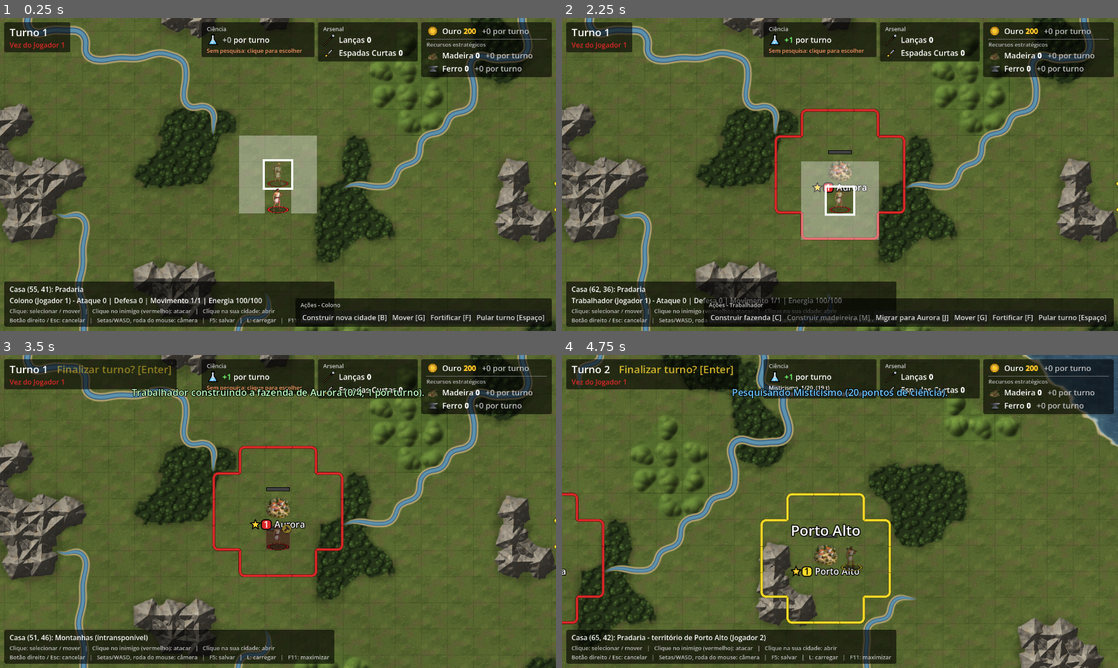
Above: before the commit, frames 1-4 (two rows, left to right).
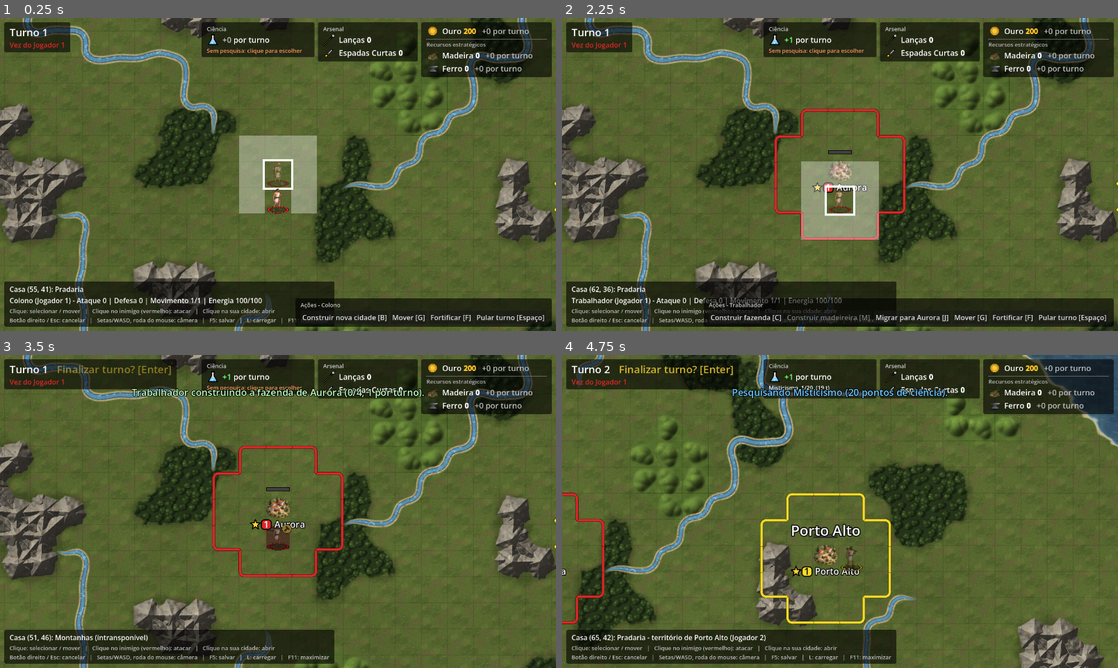
Above: after the commit, the same moments.

Repository: tscpereira/Geopolitik
Game: Godot game, scene res://scenes/main.tscn
The game is run twice, just before and just after one commit, with the same random seed, the same clock (stepped at 60 frames per second) and the same inputs.
Inputs (mouse positions are in pixels of both pictures, inside the frame that each line leads up to):
- Up to frame 1 (0.25 s): no input
- Up to frame 2 (2.25 s): click "Construir nova cidade [B]" at 0.5 s; click "Fundar cidade [Enter]" at 1.25 s; click "Fechar [Esc]" at 2 s
- Up to frame 3 (3.5 s): click "Construir fazenda [C]" at 2.75 s
- Up to frame 4 (4.75 s): tap Enter at 3.5, 3.6 s; move the mouse to (962, 495) at 3.52 s; hold Right (ui_right) 3.53-4.25 s; click (962, 495) at 3.67 s; tap Space at 3.77 s; drag from (728, 527) to (812, 574) at 4.27 s

The runs differ from the first frame. In frame 1, 0.2% of the frame differs, in the area x 4-96%, y 0-100%; in frame 2, 0.2%; in frame 3, 0.1%; in frame 4, 0.1%.

Commit message:
Textura nas estradas e nos rios: shader com granulado, pedrinhas e reflexos, e sulcos de roda nas estradas
Co-Authored-By: Claude Opus 5.5 <noreply@anthropic.com>

Diff:
--- a/scripts/map/game_map.gd
+++ b/scripts/map/game_map.gd
@@ -31,6 +31,13 @@
 const ROAD_JITTER := 0.14
 ## Segmentos de cada curva da estrada.
 const ROAD_CURVE_STEPS := 12
+## Sulcos das rodas: duas trilhas finas e escuras, a ROAD_RUT_OFFSET do meio
+## da estrada (em casas).
+const ROAD_RUT_COLOR := Color(0.3, 0.22, 0.14, 0.26)
+const ROAD_RUT_OFFSET := 0.028
+const ROAD_RUT_WIDTH := 0.02
+## Textura das estradas e dos rios (granulado, pedrinhas, reflexos na água).
+const PATH_TEXTURE_SHADER: Shader = preload("res://scripts/map/path_texture.gdshader")
 
 ## Melhoria desenhada pelo shader numa casa (ver set_improvement).
 enum Improvement { NONE, FARM, FARM_IN_PROGRESS }
@@ -126,12 +133,14 @@
 	_river_layer = Node2D.new()
 	_river_layer.name = "RiverLayer"
 	_river_layer.draw.connect(func() -> void: Rivers.draw(_river_layer, self, rivers, TILE_SIZE))
+	_river_layer.material = _path_texture_material()
 	add_child(_river_layer)
 	move_child(_river_layer, 1)
 	# Estradas por cima do terreno e por baixo dos rios
 	_road_layer = Node2D.new()
 	_road_layer.name = "RoadLayer"
 	_road_layer.draw.connect(_draw_roads)
+	_road_layer.material = _path_texture_material()
 	add_child(_road_layer)
 	move_child(_road_layer, 1)
 	# Bigornas das casas com ferro, por cima dos rios
@@ -235,8 +244,9 @@
 ## o trecho vai reto até o centro (fica por baixo do desenho dela). Primeiro as
 ## bordas escuras, depois o miolo; em obra, mais transparente.
 func _draw_roads() -> void:
-	for layer in 2:
-		var color := ROAD_EDGE_COLOR if layer == 0 else ROAD_COLOR
+	for layer in 3: # bordas escuras, miolo de terra e, por cima, os sulcos das rodas
+		var ruts := layer == 2
+		var color: Color = [ROAD_EDGE_COLOR, ROAD_COLOR, ROAD_RUT_COLOR][layer]
 		var width := (ROAD_EDGE_WIDTH if layer == 0 else ROAD_WIDTH) * TILE_SIZE
 		for cell: Vector2i in roads.keys() + road_progress.keys():
 			var alpha := 1.0 if roads.has(cell) else ROAD_IN_PROGRESS_ALPHA
@@ -246,34 +256,57 @@
 			var tints: Array[Color] = []
 			for other in links:
 				var mid := (point + _road_point(other)) * 0.5
-				var tint := Color(color, alpha if roads.has(other) or cities.has(other) else ROAD_IN_PROGRESS_ALPHA)
+				var tint := Color(color, color.a * (alpha if roads.has(other) or cities.has(other) else ROAD_IN_PROGRESS_ALPHA))
 				mids.append(mid)
 				tints.append(tint)
-				if tint.a >= 1.0: # em obra (transparente), o círculo sobreposto viraria uma mancha
+				if tint.a >= 1.0 and not ruts: # em obra (transparente), o círculo sobreposto viraria uma mancha
 					_road_layer.draw_circle(mid, width * 0.5, tint)
 				if cities.has(other):
-					_road_layer.draw_line(mid, _road_point(other), tint, width, true)
+					_draw_road_path(PackedVector2Array([mid, _road_point(other)]), tint, width, ruts)
 			if links.is_empty():
 				# Estrada solta: um trecho curto, levemente curvo
 				var side := Vector2(TILE_SIZE * 0.3, 0)
-				_draw_road_curve(point - side, point + Vector2(0, TILE_SIZE * 0.06), point + side, Color(color, alpha), width)
+				_draw_road_curve(point - side, point + Vector2(0, TILE_SIZE * 0.06), point + side, Color(color, color.a * alpha), width, ruts)
 			elif links.size() == 1:
-				_road_layer.draw_line(point, mids[0], tints[0], width, true)
-				_road_layer.draw_circle(point, width * 0.5, tints[0])
+				_draw_road_path(PackedVector2Array([point, mids[0]]), tints[0], width, ruts)
+				if not ruts:
+					_road_layer.draw_circle(point, width * 0.5, tints[0])
 			else:
 				for i in links.size():
 					for j in range(i + 1, links.size()):
 						var tint: Color = tints[i] if tints[i].a <= tints[j].a else tints[j]
-						_draw_road_curve(mids[i], point, mids[j], tint, width)
+						_draw_road_curve(mids[i], point, mids[j], tint, width, ruts)
 
 
 ## Curva da estrada de [param from] a [param to], puxada por [param control].
-func _draw_road_curve(from: Vector2, control: Vector2, to: Vector2, color: Color, width: float) -> void:
+func _draw_road_curve(from: Vector2, control: Vector2, to: Vector2, color: Color, width: float, ruts := false) -> void:
 	var points := PackedVector2Array()
 	for k in ROAD_CURVE_STEPS + 1:
 		var t := float(k) / ROAD_CURVE_STEPS
 		points.append(from.lerp(control, t).lerp(control.lerp(to, t), t))
-	_road_layer.draw_polyline(points, color, width, true)
+	_draw_road_path(points, color, width, ruts)
+
+
+## Um trecho da estrada pelos [param points]: a faixa ou ([param ruts]) os
+## dois sulcos das rodas, deslocados para os lados ao longo da curva.
+func _draw_road_path(points: PackedVector2Array, color: Color, width: float, ruts: bool) -> void:
+	if not ruts:
+		_road_layer.draw_polyline(points, color, width, true)
+		return
+	for side in [-1.0, 1.0]:
+		var rut := PackedVector2Array()
+		for i in points.size():
+			var tangent := points[mini(i + 1, points.size() - 1)] - points[maxi(i - 1, 0)]
+			rut.append(points[i] + tangent.normalized().orthogonal() * side * ROAD_RUT_OFFSET * TILE_SIZE)
+		_road_layer.draw_polyline(rut, color, ROAD_RUT_WIDTH * TILE_SIZE, true)
+
+
+## Material com a textura das estradas e dos rios (path_texture.gdshader).
+func _path_texture_material() -> ShaderMaterial:
+	var material := ShaderMaterial.new()
+	material.shader = PATH_TEXTURE_SHADER
+	material.set_shader_parameter("tile_size", float(TILE_SIZE))
+	return material
 
 
 ## Casas vizinhas ligadas por estrada (com estrada, em obra ou cidade). Na
--- /dev/null
+++ b/scripts/map/path_texture.gdshader
@@ -0,0 +1,67 @@
+// Textura das estradas e dos rios (camadas RoadLayer e RiverLayer do GameMap).
+// Os desenhos chegam com cor lisa por vértice; este shader varia a cor pela
+// posição no mapa (em casas):
+//   - terra (estrada e a areia das margens dos rios): manchas maiores, granulado
+//     e pedrinhas claras e escuras;
+//   - água (azul): variação de profundidade e pequenos reflexos ondulados.
+// Os detalhes finos somem aos poucos com o zoom afastado (fwidth), para não
+// virar chuvisco. A transparência (bordas suaves, obras em andamento) não muda.
+shader_type canvas_item;
+
+uniform float tile_size = 80.0;
+// Força das manchas, do granulado e das pedrinhas na terra.
+uniform float dirt_blotch = 0.28;
+uniform float dirt_grain = 0.14;
+uniform float pebble_amount = 0.26;
+// Força da variação e dos reflexos na água.
+uniform float water_blotch = 0.18;
+uniform float water_glints = 0.18;
+
+varying vec2 map_position;
+
+void vertex() {
+	map_position = VERTEX / tile_size; // a camada fica na origem do mapa
+}
+
+float hash(vec2 p) {
+	vec3 p3 = fract(vec3(p.xyx) * 0.1031);
+	p3 += dot(p3, p3.yzx + 33.33);
+	return fract((p3.x + p3.y) * p3.z);
+}
+
+float value_noise(vec2 p) {
+	vec2 i = floor(p);
+	vec2 f = fract(p);
+	vec2 u = f * f * (3.0 - 2.0 * f);
+	return mix(mix(hash(i), hash(i + vec2(1.0, 0.0)), u.x),
+			mix(hash(i + vec2(0.0, 1.0)), hash(i + vec2(1.0, 1.0)), u.x), u.y);
+}
+
+float fbm(vec2 p) {
+	return value_noise(p) * 0.55 + value_noise(p * 2.03 + 17.0) * 0.3 + value_noise(p * 4.1 + 31.0) * 0.15;
+}
+
+void fragment() {
+	vec4 color = COLOR;
+	vec2 p = map_position;
+	// 1 de perto; 0 quando uma casa fica com menos de ~20 pixels na tela
+	float detail = 1.0 - smoothstep(0.03, 0.06, fwidth(p.x));
+	bool water = color.b > color.r + 0.08;
+	if (water) {
+		color.rgb *= 1.0 - water_blotch * 0.5 + water_blotch * fbm(p * 3.0 + 9.0);
+		// Reflexos e ondinhas sem direção (o rio corre para todos os lados):
+		// ruído deformado, com pontos claros nos picos e escuros nos vales
+		vec2 warp = vec2(value_noise(p * 5.0), value_noise(p * 5.0 + 3.7)) * 1.6;
+		float wave = value_noise(p * 15.0 + warp);
+		color.rgb += vec3(0.85, 0.92, 1.0) * water_glints * smoothstep(0.7, 0.86, wave) * detail;
+		color.rgb *= 1.0 - water_glints * 0.45 * smoothstep(0.24, 0.1, wave) * detail;
+	} else {
+		color.rgb *= 1.0 - dirt_blotch * 0.5 + dirt_blotch * fbm(p * 2.5);
+		color.rgb *= 1.0 + dirt_grain * (value_noise(p * 45.0) - 0.5) * 2.0 * detail;
+		float dark = smoothstep(0.8, 0.88, value_noise(p * 24.0 + 7.0));
+		float light = smoothstep(0.83, 0.9, value_noise(p * 29.0 + 41.0));
+		color.rgb *= 1.0 - pebble_amount * dark * detail;
+		color.rgb = mix(color.rgb, color.rgb * 1.35 + 0.04, pebble_amount * light * detail);
+	}
+	COLOR = color;
+}
Not shown, changed: documentação.txt
